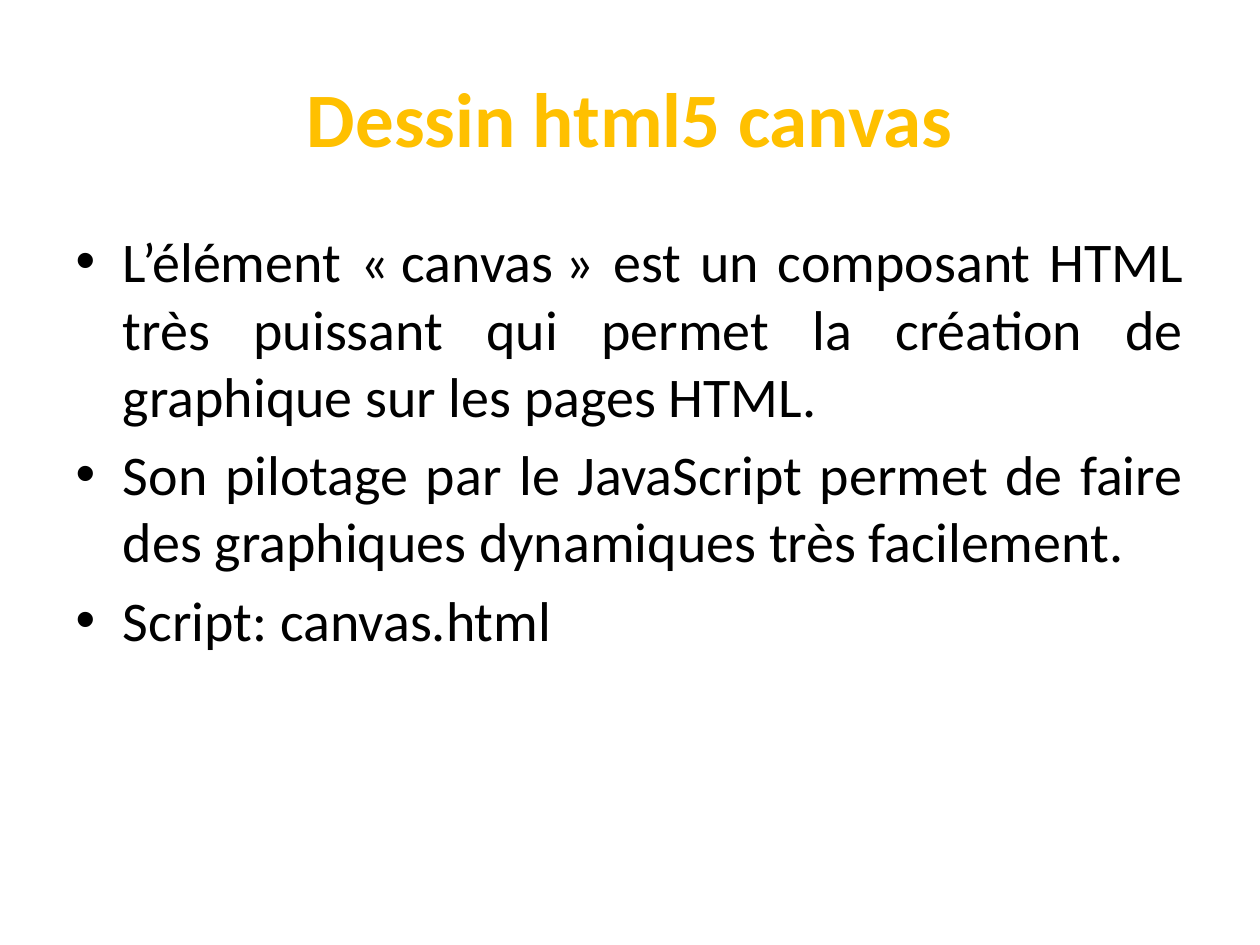
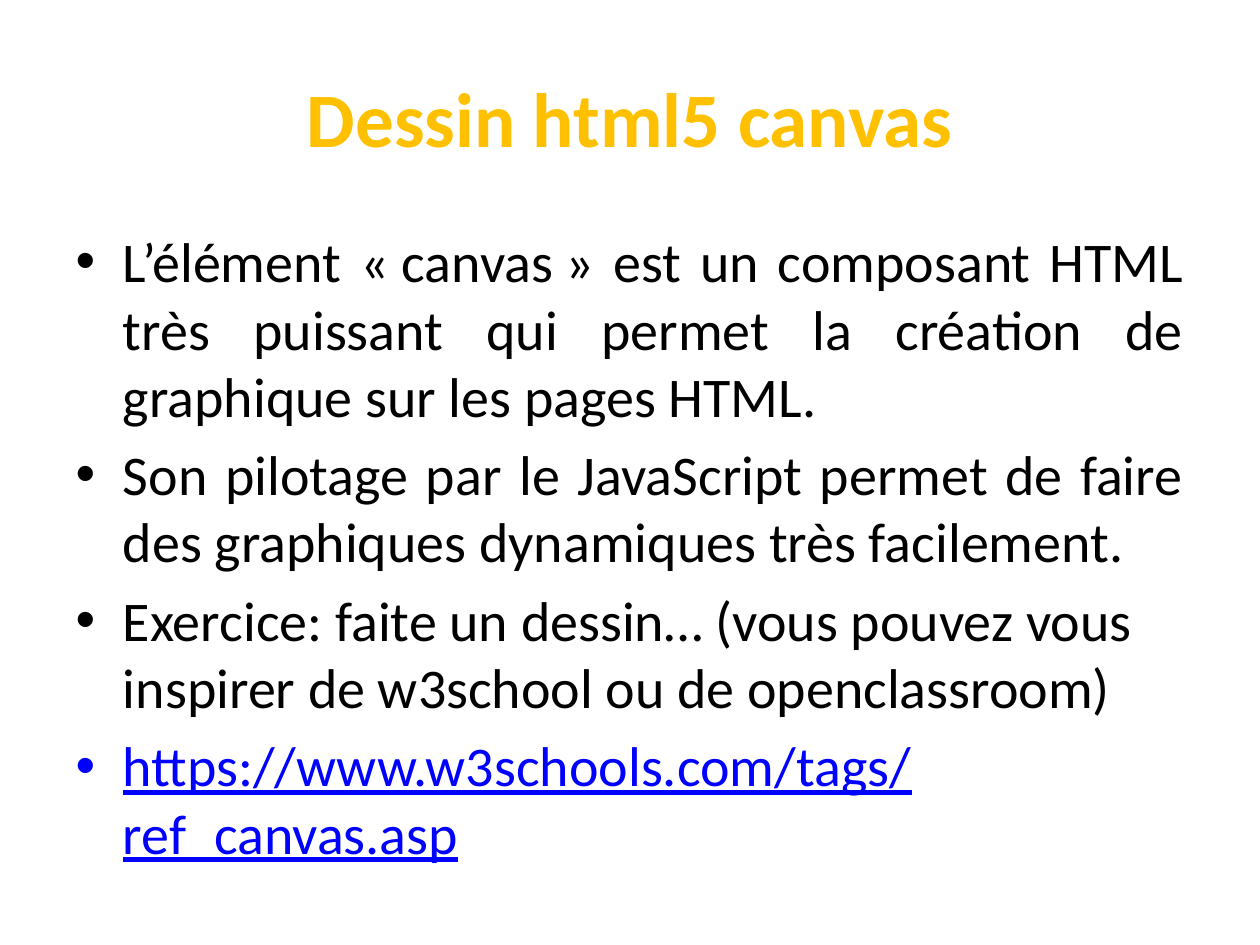
Before and after one commit to codeRoomMarseille/JavaScript_20180914, a slide deck: slide 29 of javascript.pptx. Drawn at 1260x945 pixels with LibreOffice and Linux fonts; fonts in the diff are those of the drawing. Boxes give left, top, right and bottom in pixels: in the first picture for what was removed or moved away, otherwise in the second. Text is boxed around its words. In the diff, an @@ line names an element or a change of style, - is before the commit and + after.

```diff
--- a/javascript.pptx
+++ b/javascript.pptx
@@ text at (123, 600, 1132, 863): text changed @@
-• Script: canvas.html
+• Exercice: faite un dessin… (vous pouvez vous inspirer de w3school ou de openclassroom)
+• https://www.w3schools.com/tags/ref_canvas.asp
```
Also in this commit, not shown: 11 other slides changed.
